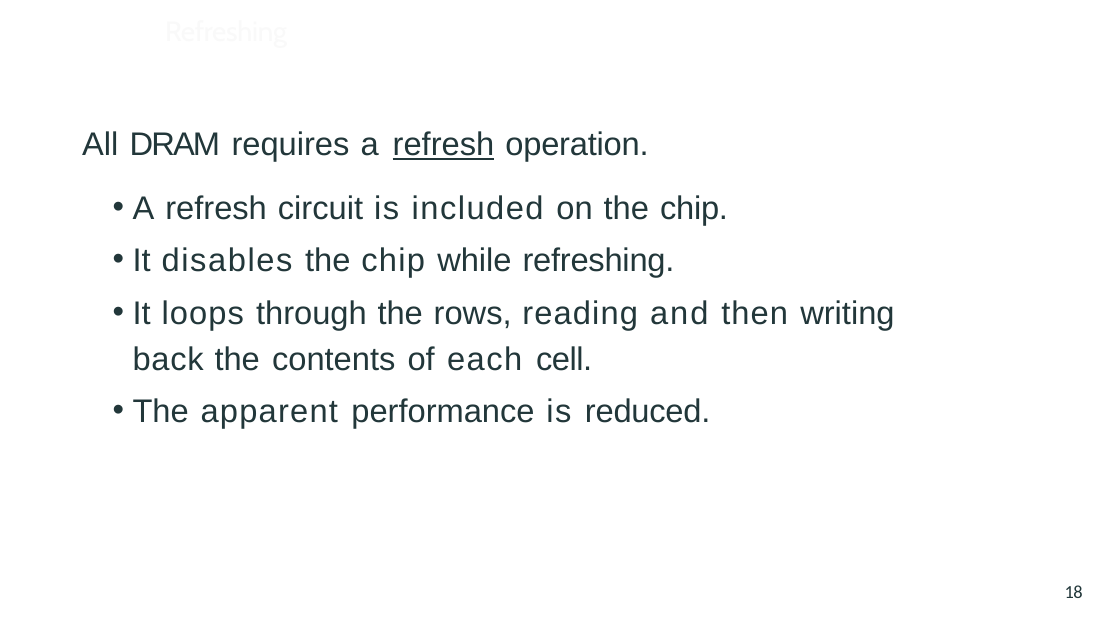
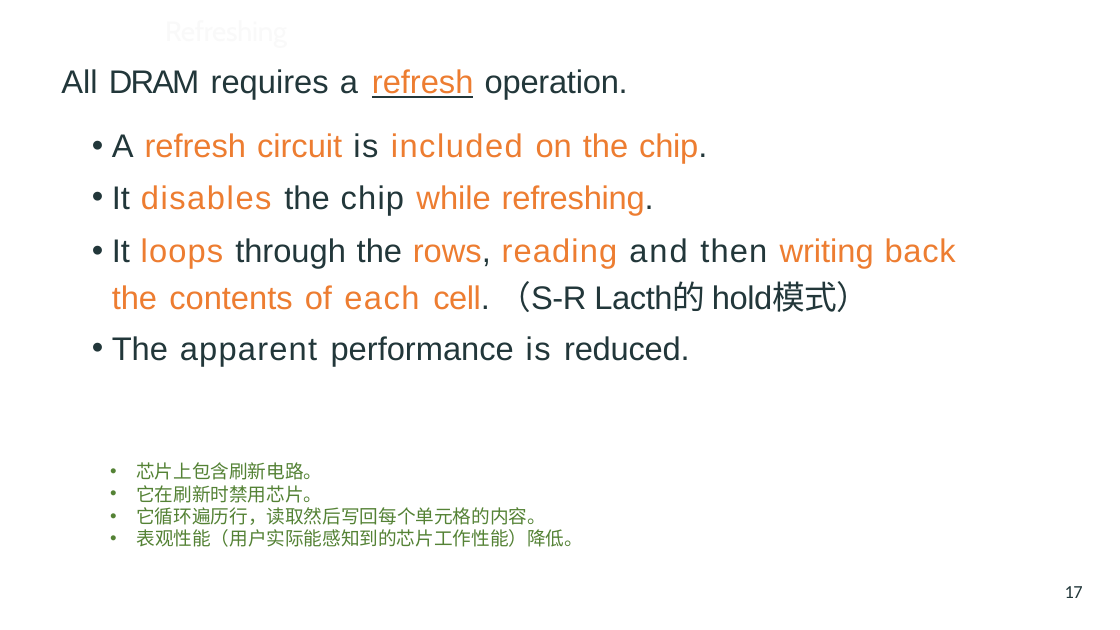
Before and after one commit to vcboy1/Leeds, a slide deck: slide 17 of 26fall/1860/Lecture/Week1.8/Lec 1.8.2 Memory.pptx (slide 18 before the commit). Drawn at 1120x630 pixels with LibreOffice and Linux fonts; fonts in the diff are those of the drawing. Boxes give left, top, right and bottom in pixels: in the first picture for what was removed or moved away, otherwise in the second. Text is boxed around its words. In the diff, an @@ line names an element or a change of style, - is before the commit and + after.

```diff
--- a/26fall/1860/Lecture/Week1.8/Lec 1.8.2 Memory.pptx
+++ b/26fall/1860/Lecture/Week1.8/Lec 1.8.2 Memory.pptx
@@ text "All DRAM requires a refresh ...": place and size @@
-text "All DRAM requires a refresh ..." at [82, 131, 894, 428]
+text "All DRAM requires a refresh ..." at [61, 69, 956, 366]
@@ text at [61, 69, 707, 215]: text colour #22373A to #ED7D31 in "refresh", "refresh circuit included on the chip.", "disables while refreshing." @@
@@ text at [112, 238, 956, 312]: text changed; text colour #22373A to #ED7D31 @@
-• It loops through the rows, reading and then writing back the contents of each cell.
+• It loops through the rows, reading and then writing back the contents of each cell. （S-R Lacth的 hold模式）
@@ text added at [136, 462, 583, 547], 16 pt, text #548235 @@
+• 芯片上包含刷新电路。
+• 它在刷新时禁用芯片。
+• 它循环遍历行，读取然后写回每个单元格的内容。
+• 表观性能（用户实际能感知到的芯片工作性能）降低。
@@ page number at [1065, 586, 1083, 598]: text changed @@
-18
+17
```
Also in this commit, not shown: 18 other slides changed, 3 slides removed, 16 other files.
